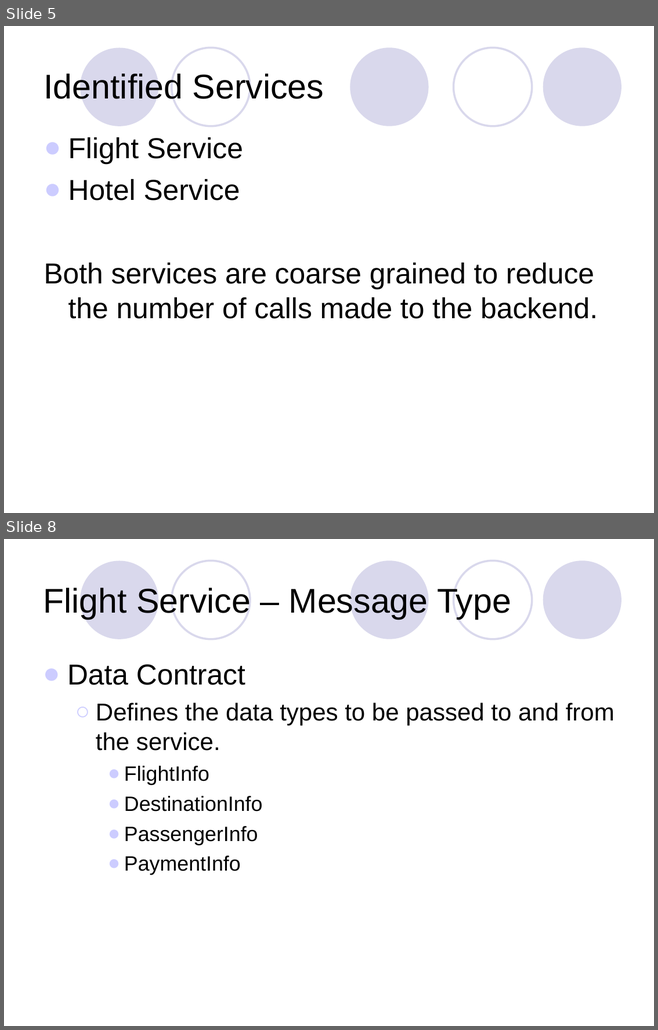
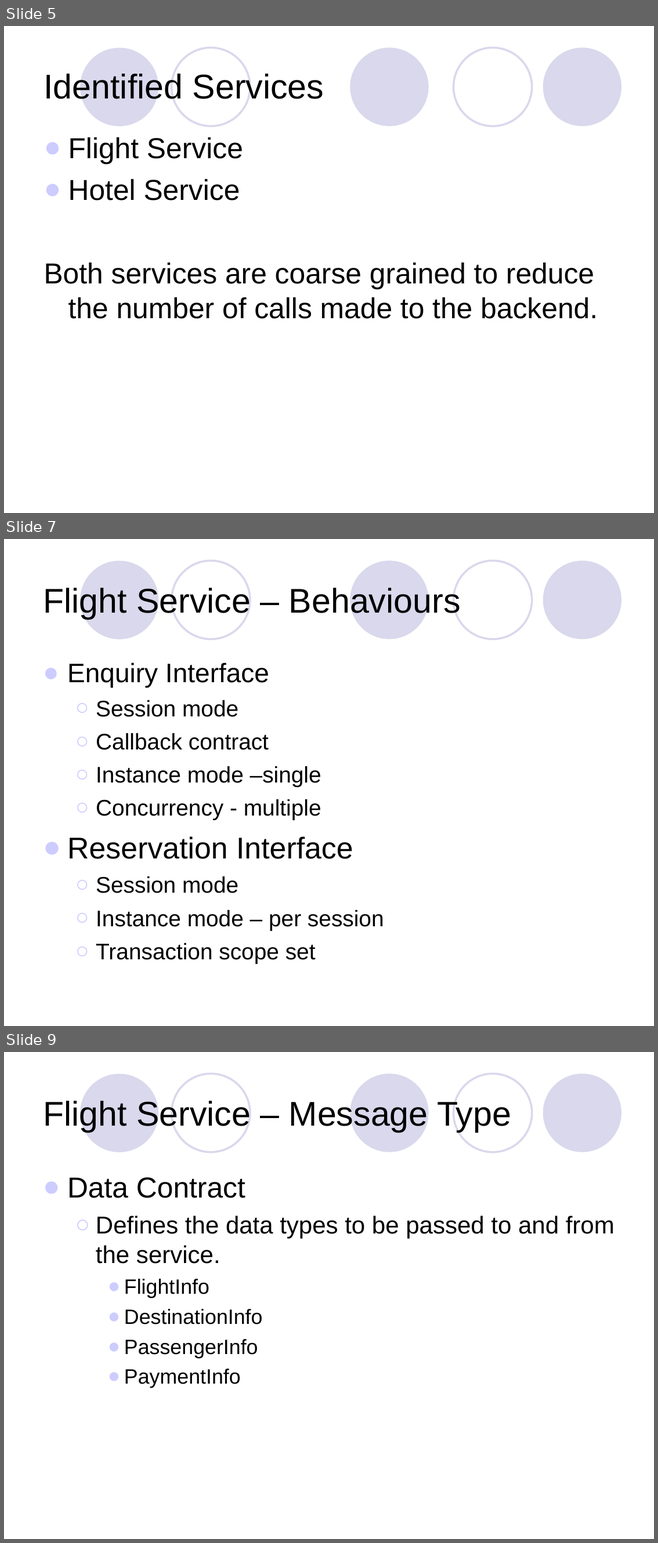
Before and after one commit to gulelat/iss-nus-enterprisenetca, a slide deck: Final Delivery/Presentation.ppt. Shown one above the other, each under a label of ours: slides 5 and 8 before the commit, slides 5, 7 and 9 after it; the slides between them are not shown. The pictures are 658x1030 and 658x1543 pixels, drawn with LibreOffice and Linux fonts; fonts in the diff are those of the drawing. Boxes give left, top, right and bottom in pixels: in the first picture for what was removed or moved away, otherwise in the second. Text is boxed around its words. In the diff, an @@ line names an element or a change of style, - is before the commit and + after.

```diff
--- a/Final Delivery/Presentation.ppt
+++ b/Final Delivery/Presentation.ppt
@@ slide 7 added at box(4, 539, 654, 1026), background #FFFFFF; not listed: 5 template elements that a slide beside it also shows @@
@@ title added at box(43, 588, 460, 619), 38 pt, text #000000 @@
+Flight Service – Behaviours
@@ text added at box(67, 663, 384, 964), 25 pt, text #000000 @@
+● Enquiry Interface
+  ○ Session mode
+  ○ Callback contract
+  ○ Instance mode –single
+  ○ Concurrency - multiple
+● Reservation Interface
+  ○ Session mode
+  ○ Instance mode – per session
+  ○ Transaction scope set
@@ what was slide 8 is now slide 9 @@
```
Also in this commit, not shown: 3 slides changed.
